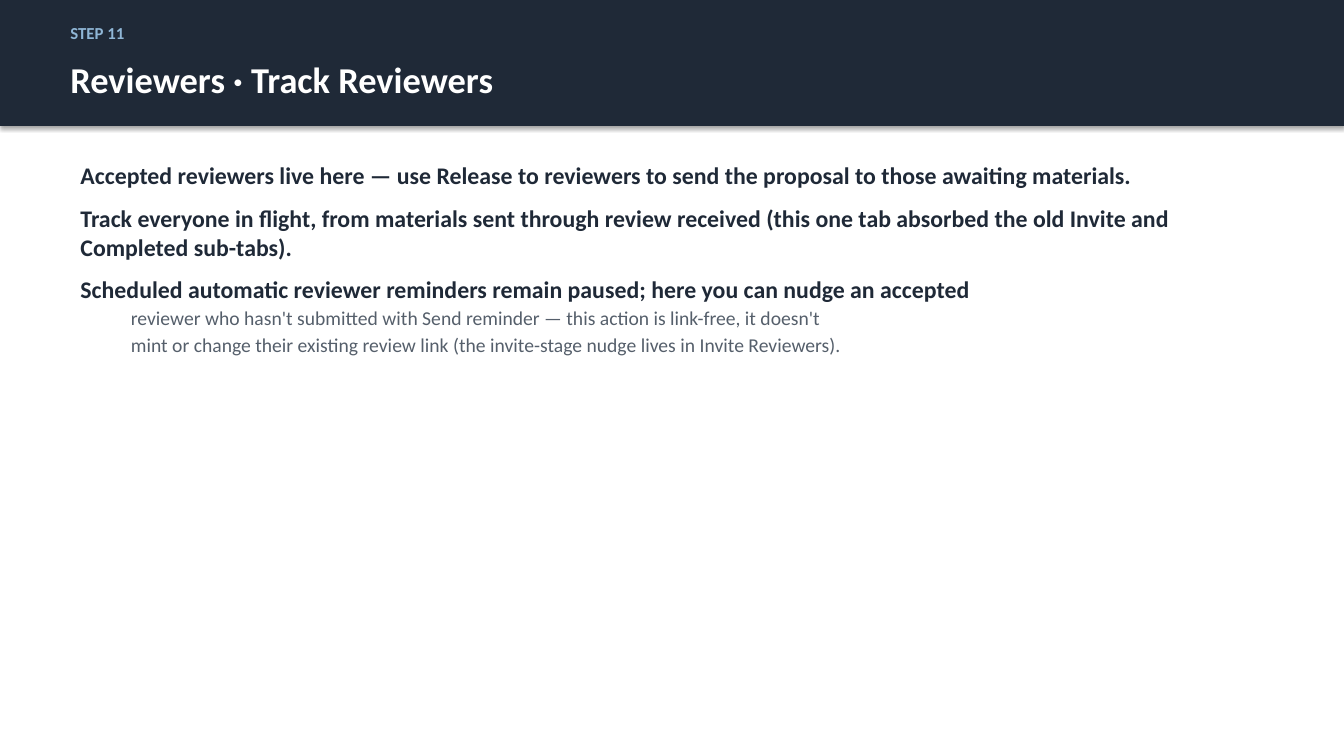
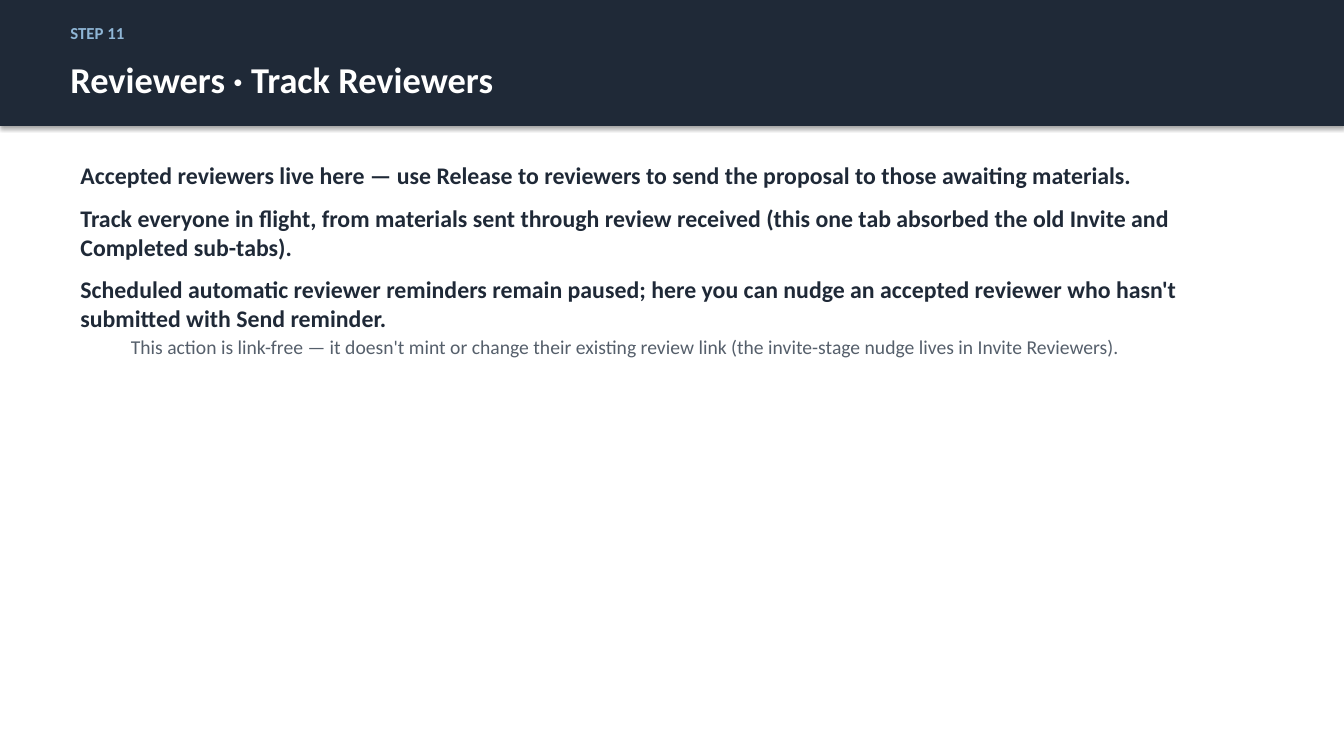
Before and after one commit to justingallivan/wmkf-research-apps, a slide deck: slide 24 of docs/onboarding/Workbench_Onboarding_PD.pptx. Drawn at 1344x756 pixels with LibreOffice and Linux fonts; fonts in the diff are those of the drawing. Boxes give left, top, right and bottom in pixels: in the first picture for what was removed or moved away, otherwise in the second. Text is boxed around its words. In the diff, an @@ line names an element or a change of style, - is before the commit and + after.

```diff
--- a/docs/onboarding/Workbench_Onboarding_PD.pptx
+++ b/docs/onboarding/Workbench_Onboarding_PD.pptx
@@ text at box(80, 281, 1176, 358): text changed; size 14 to 17 pt; text colour #555F6B to #1F2937; bold on @@
-Scheduled automatic reviewer reminders remain paused; here you can nudge an accepted
-  reviewer who hasn't submitted with Send reminder — this action is link-free, it doesn't
-  mint or change their existing review link (the invite-stage nudge lives in Invite Reviewers).
+Scheduled automatic reviewer reminders remain paused; here you can nudge an accepted reviewer who hasn't submitted with Send reminder.
+  This action is link-free — it doesn't mint or change their existing review link (the invite-stage nudge lives in Invite Reviewers).
```
Also in this commit, not shown: 1 other slide changed, 3 other files.
